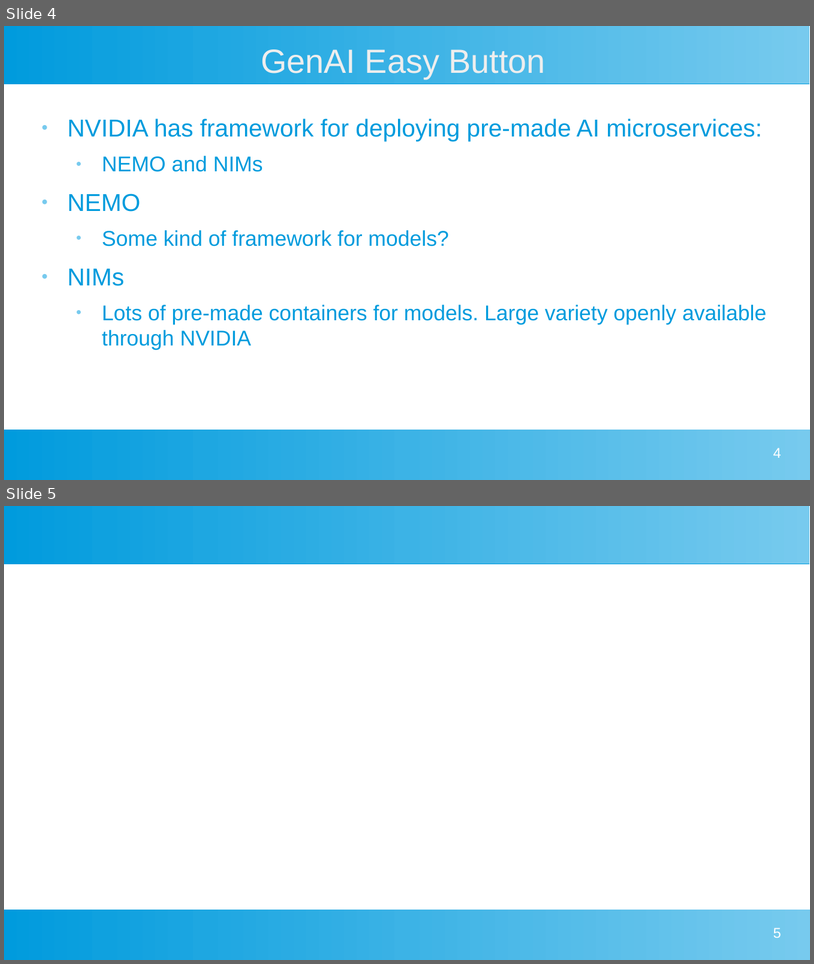
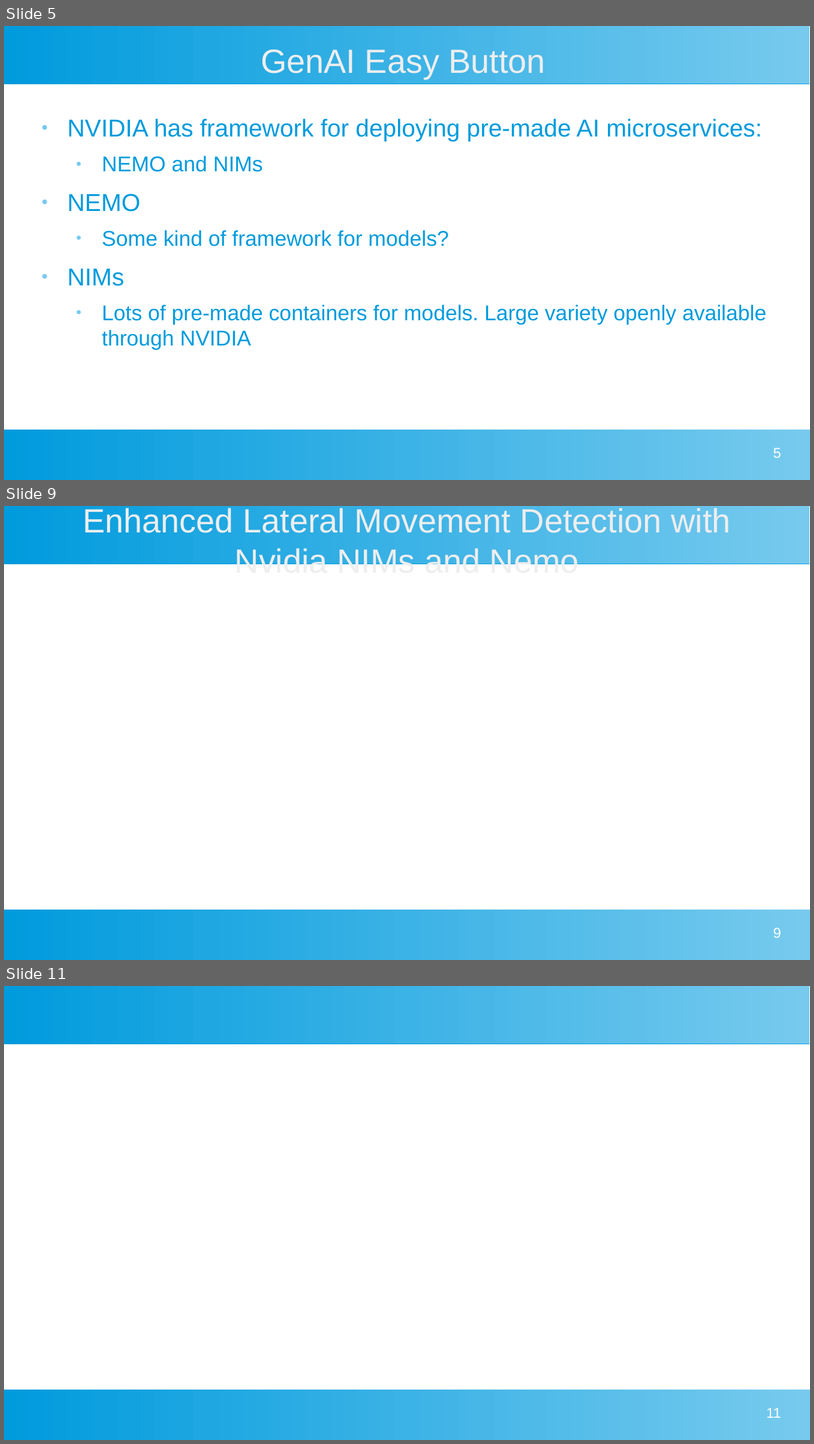
Before and after one commit to Justingunnh/gtc_2025, a slide deck: gtc_2025.odp. Shown one above the other, each under a label of ours: slides 4 and 5 before the commit, slides 5, 9 and 11 after it; the slides between them are not shown. The pictures are 814x964 and 814x1444 pixels, drawn with LibreOffice and Linux fonts; fonts in the diff are those of the drawing. Boxes give left, top, right and bottom in pixels: in the first picture for what was removed or moved away, otherwise in the second. Text is boxed around its words. In the diff, an @@ line names an element or a change of style, - is before the commit and + after.

```diff
--- a/gtc_2025.odp
+++ b/gtc_2025.odp
@@ slide 9 added at [4, 506, 810, 960], background #FFFFFF; not listed: 2 template elements that a slide beside it also shows @@
@@ title added at [83, 508, 731, 564], 33 pt, text #EEEEEE @@
+Enhanced Lateral Movement Detection with Nvidia NIMs and Nemo
@@ page number added at [774, 927, 782, 937], 14 pt, text #FFFFFF @@
+9
@@ what was slide 4 is now slide 5 @@
@@ page number at [774, 447, 782, 457]: text changed @@
-4
+5
@@ what was slide 5 is now slide 11 @@
@@ page number at [767, 1407, 782, 1417]: text changed @@
-5
+11
```
Also in this commit, not shown: 1 slide changed, 7 other slides added, 1 slide removed, 17 other files.
